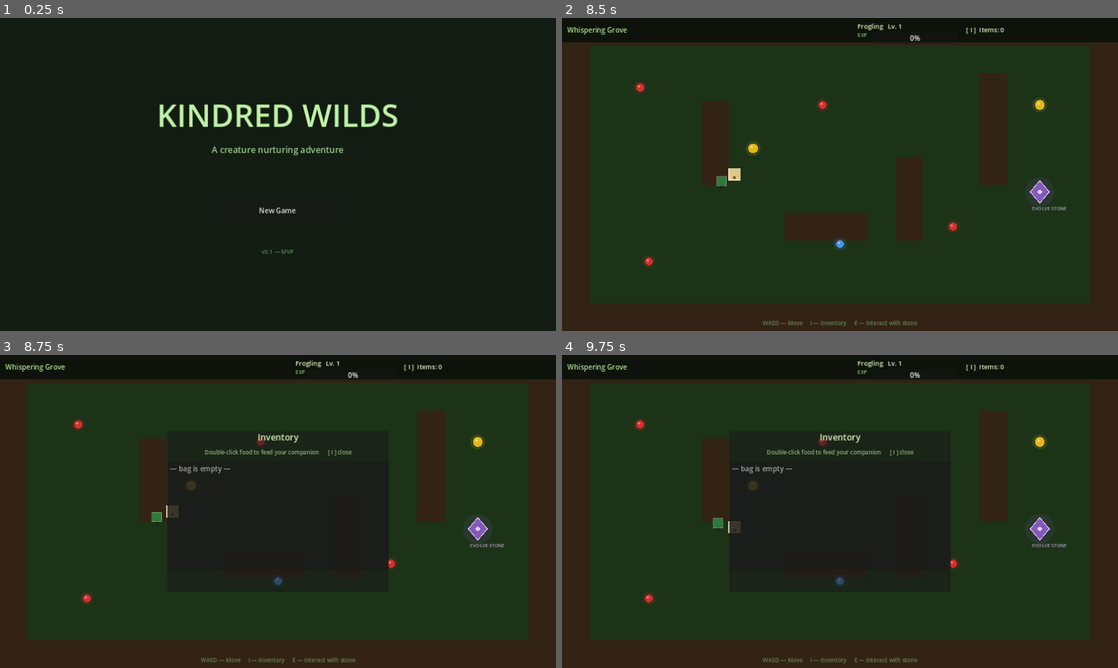
Above: before the commit, frames 1-4 (two rows, left to right).
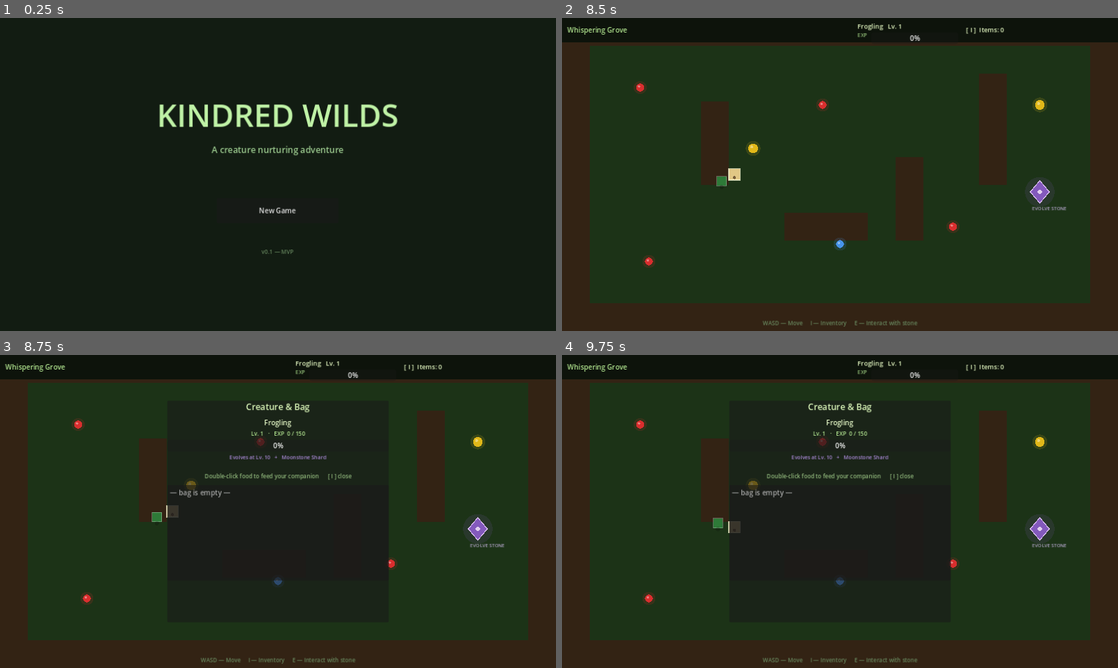
Above: after the commit, the same moments.

Repository: humoodkattaf1-sys/news-bot
Game: Godot game, scene res://scenes/TitleScene.tscn
Two runs of this game, one before a commit and one after it. Both use one fixed random seed, a clock stepped at 60 frames per second and the inputs below.
Inputs (mouse positions are in pixels of both pictures, inside the frame that each line leads up to):
- Up to frame 1 (0.25 s): no input
- Up to frame 2 (8.5 s): click "New Game" at 0.5 s; click (840, 224) at 1.27 s; type "Alex" at 1.35 s; click "Begin →" at 2 s; click "◀" at 2.75 s; click "▶" at 3.5 s; click "Choose Companion" at 4.25 s; tap Enter (confirm) at 5, 5.85, 7.35 s; hold D (move_right) 5.03-5.78 s; hold Enter (confirm) 5.03-5.78 s; hold S (move_down) 5.78-6.53 s; hold D (move_right) 6.53-7.28 s; hold Enter (confirm) 6.53-7.28 s; hold W (move_up) 7.28-8.03 s; hold A (move_left) from 8.03 s (still down); hold Enter (confirm) from 8.03 s (still down)
- Up to frame 3 (8.75 s): keep holding A (move_left); keep holding Enter (confirm); tap I (open_inventory) at 8.65 s
- Up to frame 4 (9.75 s): release Enter (confirm) at 8.78 s; tap Enter (confirm) at 8.85, 9.5 s; release A (move_left) at 9.53 s; hold S (move_down) from 9.53 s (still down); hold Enter (confirm) from 9.53 s (still down)

Frames 1-2 are identical in both runs. In frame 3, 1.3% of the frame differs, in the area x 30-64%, y 15-72%; in frame 4, 1.3%.

Commit message:
Implement feed-creature system with creature status panel
Press I to open the Creature & Bag panel, which now shows the
companion's name, current level, EXP progress bar, and exact
evolution requirement (level needed + Moonstone Shard, updating
live to "Ready to evolve!" once both conditions are met).
Double-clicking any food item feeds it to the creature, awards
EXP, triggers a level-up message when the threshold is crossed,
and refreshes both the panel and the HUD bar immediately.

Also builds out ui/HUD.tscn and ui/InventoryPanel.tscn with the
child nodes their scripts expect, and registers HUD in the "hud"
group so InventoryPanel.gd can locate it for level-up hints.

https://claude.ai/code/session_01L2e11aX1RgKKY6waKZuC6D

Diff:
--- a/game/scenes/ExploreScene.gd
+++ b/game/scenes/ExploreScene.gd
@@ -154,7 +154,39 @@
 	var panel := $UI/InventoryPanel
 	panel.visible = not panel.visible
 	if panel.visible:
+		_populate_creature_info()
 		_populate_inv_list()
+
+func _populate_creature_info() -> void:
+	var c   := GameState.creature
+	var def := DataLoader.get_creature(c.creature_id)
+	var box := $UI/InventoryPanel/VBox/CreatureInfoBox
+
+	box.get_node("CreaturePanelName").text = def.get("display_name", "?")
+
+	var exp_need: int = ExpSystem.exp_to_next(c.level)
+	box.get_node("CreaturePanelLevel").text = \
+		"Lv. %d   ·   EXP  %d / %d" % [c.level, c.exp, exp_need]
+
+	box.get_node("CreaturePanelExpBar").value = ExpSystem.progress_ratio(c) * 100.0
+
+	var evo_text: String
+	var evo_form: String = def.get("evolved_form_id", "")
+	if c.evolved or evo_form.is_empty():
+		evo_text = "Fully evolved"
+	else:
+		var req_level: int   = def.get("evolution_level", 999)
+		var req_item: String = def.get("evolution_item_id", "")
+		var item_def         := DataLoader.get_evolution_item(req_item)
+		var item_name: String = item_def.get("display_name", req_item)
+		if c.level >= req_level and GameState.player.has_item(req_item):
+			evo_text = "Ready to evolve!   Visit the stone."
+		elif c.level >= req_level:
+			evo_text = "Level reached — need %s" % item_name
+		else:
+			evo_text = "Evolves at Lv. %d   +   %s" % [req_level, item_name]
+
+	box.get_node("EvoReqLabel").text = evo_text
 
 func _populate_inv_list() -> void:
 	var list := $UI/InventoryPanel/VBox/InvList
@@ -181,6 +213,7 @@
 
 	var levelled_up := ExpSystem.apply_exp(GameState.creature, food_def["exp_value"])
 	InventorySystem.remove(GameState.player, item_id)
+	_populate_creature_info()
 	_populate_inv_list()
 	_refresh_hud()
 
--- a/game/scenes/ExploreScene.tscn
+++ b/game/scenes/ExploreScene.tscn
@@ -97,27 +97,58 @@
 theme_override_font_sizes/font_size = 13
 theme_override_colors/font_color = Color(0.40, 0.52, 0.36, 1.0)
 
-; Inventory panel — centred, hidden by default
+; Creature & Bag panel — centred, hidden by default
 [node name="InventoryPanel" type="PanelContainer" parent="UI"]
 anchor_left = 0.5
 anchor_top = 0.5
 anchor_right = 0.5
 anchor_bottom = 0.5
 offset_left = -255.0
-offset_top = -185.0
+offset_top = -255.0
 offset_right = 255.0
-offset_bottom = 185.0
+offset_bottom = 255.0
 visible = false
 
 [node name="VBox" type="VBoxContainer" parent="UI/InventoryPanel"]
 theme_override_constants/separation = 10
 
 [node name="InvTitle" type="Label" parent="UI/InventoryPanel/VBox"]
-text = "Inventory"
+text = "Creature & Bag"
 horizontal_alignment = 1
 theme_override_font_sizes/font_size = 20
 theme_override_colors/font_color = Color(0.85, 0.96, 0.72, 1.0)
 
+; ── Creature status block ─────────────────────────────────────────────────────
+[node name="CreatureInfoBox" type="VBoxContainer" parent="UI/InventoryPanel/VBox"]
+theme_override_constants/separation = 4
+
+[node name="CreaturePanelName" type="Label" parent="UI/InventoryPanel/VBox/CreatureInfoBox"]
+text = "—"
+horizontal_alignment = 1
+theme_override_font_sizes/font_size = 16
+theme_override_colors/font_color = Color(0.90, 0.98, 0.78, 1.0)
+
+[node name="CreaturePanelLevel" type="Label" parent="UI/InventoryPanel/VBox/CreatureInfoBox"]
+text = "Lv. 1   ·   EXP  0 / 150"
+horizontal_alignment = 1
+theme_override_font_sizes/font_size = 13
+theme_override_colors/font_color = Color(0.68, 0.88, 0.55, 1.0)
+
+[node name="CreaturePanelExpBar" type="ProgressBar" parent="UI/InventoryPanel/VBox/CreatureInfoBox"]
+custom_minimum_size = Vector2(460, 12)
+min_value = 0.0
+max_value = 100.0
+value = 0.0
+
+[node name="EvoReqLabel" type="Label" parent="UI/InventoryPanel/VBox/CreatureInfoBox"]
+text = "Evolves at Lv. 10"
+horizontal_alignment = 1
+theme_override_font_sizes/font_size = 12
+theme_override_colors/font_color = Color(0.72, 0.58, 0.92, 0.90)
+
+[node name="HSep" type="HSeparator" parent="UI/InventoryPanel/VBox"]
+
+; ── Food list ──────────────────────────────────────────────────────────────────
 [node name="InvHint" type="Label" parent="UI/InventoryPanel/VBox"]
 text = "Double-click food to feed your companion      [ I ] close"
 horizontal_alignment = 1
@@ -125,4 +156,4 @@
 theme_override_colors/font_color = Color(0.56, 0.72, 0.48, 1.0)
 
 [node name="InvList" type="ItemList" parent="UI/InventoryPanel/VBox"]
-custom_minimum_size = Vector2(490, 250)
+custom_minimum_size = Vector2(490, 220)
--- a/game/ui/HUD.gd
+++ b/game/ui/HUD.gd
@@ -3,6 +3,7 @@
 var _hint_timer: SceneTreeTimer = null
 
 func _ready() -> void:
+	add_to_group("hud")
 	refresh()
 
 func refresh() -> void:
--- a/game/ui/HUD.tscn
+++ b/game/ui/HUD.tscn
@@ -3,4 +3,52 @@
 [ext_resource type="Script" path="res://ui/HUD.gd" id="1"]
 
 [node name="HUD" type="CanvasLayer"]
+layer = 10
 script = ExtResource("1")
+
+; Top bar background
+[node name="TopBarBG" type="ColorRect" parent="."]
+anchor_right = 1.0
+custom_minimum_size = Vector2(0, 56)
+color = Color(0.04, 0.07, 0.04, 0.92)
+
+; Creature name — centre-right
+[node name="CreatureName" type="Label" parent="."]
+position = Vector2(680, 8)
+text = "—"
+theme_override_font_sizes/font_size = 15
+theme_override_colors/font_color = Color(0.88, 0.96, 0.75, 1.0)
+
+; Level label — beside creature name
+[node name="LevelLabel" type="Label" parent="."]
+position = Vector2(680, 30)
+text = "Lv. 1"
+theme_override_font_sizes/font_size = 13
+theme_override_colors/font_color = Color(0.68, 0.88, 0.55, 1.0)
+
+; EXP progress bar
+[node name="ExpBar" type="ProgressBar" parent="."]
+position = Vector2(740, 33)
+custom_minimum_size = Vector2(180, 14)
+min_value = 0.0
+max_value = 100.0
+value = 0.0
+
+; Item count badge — far right
+[node name="ItemCount" type="Label" parent="."]
+position = Vector2(940, 16)
+text = "[I] Items: 0"
+theme_override_font_sizes/font_size = 15
+theme_override_colors/font_color = Color(0.88, 0.96, 0.75, 1.0)
+
+; Hint banner — centre-bottom, hidden until needed
+[node name="HintLabel" type="Label" parent="."]
+anchor_left = 0.0
+anchor_right = 1.0
+offset_top = 610.0
+offset_bottom = 644.0
+horizontal_alignment = 1
+visible = false
+text = ""
+theme_override_font_sizes/font_size = 17
+theme_override_colors/font_color = Color(0.96, 0.98, 0.82, 1.0)
--- a/game/ui/InventoryPanel.tscn
+++ b/game/ui/InventoryPanel.tscn
@@ -3,4 +3,33 @@
 [ext_resource type="Script" path="res://ui/InventoryPanel.gd" id="1"]
 
 [node name="InventoryPanel" type="CanvasLayer"]
+layer = 15
 script = ExtResource("1")
+
+[node name="PanelBG" type="PanelContainer" parent="."]
+anchor_left = 0.5
+anchor_top = 0.5
+anchor_right = 0.5
+anchor_bottom = 0.5
+offset_left = -250.0
+offset_top = -200.0
+offset_right = 250.0
+offset_bottom = 200.0
+
+[node name="VBox" type="VBoxContainer" parent="PanelBG"]
+theme_override_constants/separation = 8
+
+[node name="Title" type="Label" parent="PanelBG/VBox"]
+text = "Bag"
+horizontal_alignment = 1
+theme_override_font_sizes/font_size = 18
+theme_override_colors/font_color = Color(0.85, 0.96, 0.72, 1.0)
+
+[node name="Hint" type="Label" parent="PanelBG/VBox"]
+text = "Double-click food to feed your companion      [ I ] close"
+horizontal_alignment = 1
+theme_override_font_sizes/font_size = 13
+theme_override_colors/font_color = Color(0.56, 0.72, 0.48, 1.0)
+
+[node name="ItemList" type="ItemList" parent="PanelBG/VBox"]
+custom_minimum_size = Vector2(470, 270)
